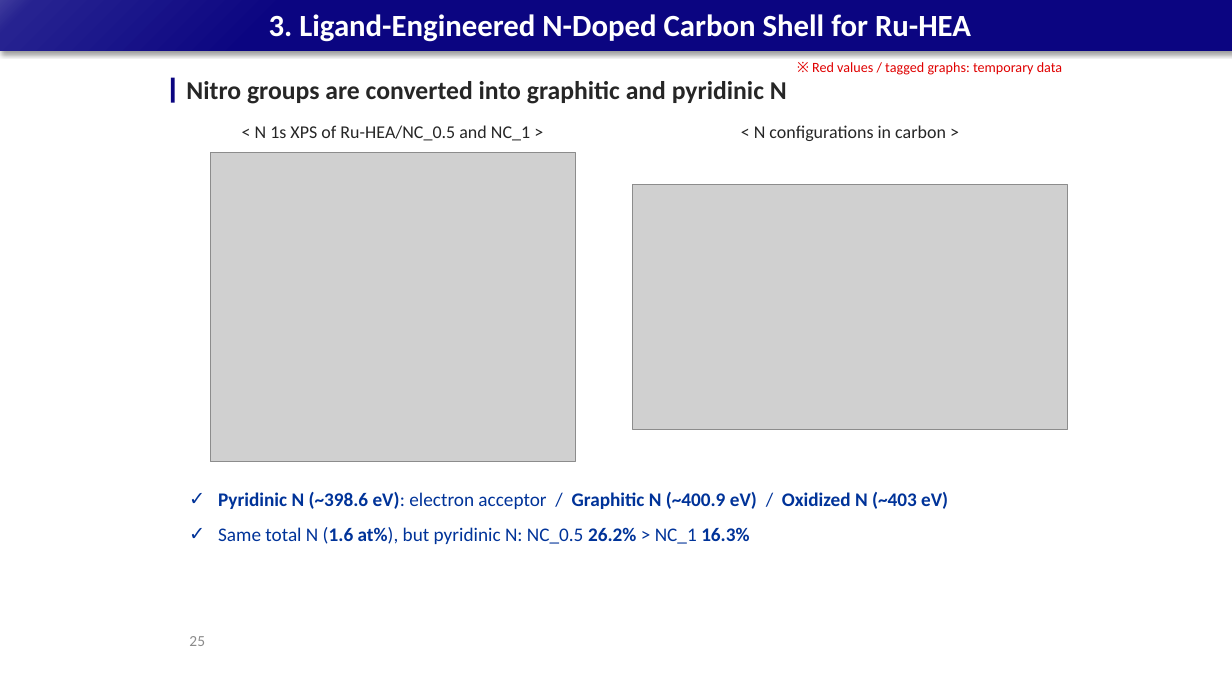
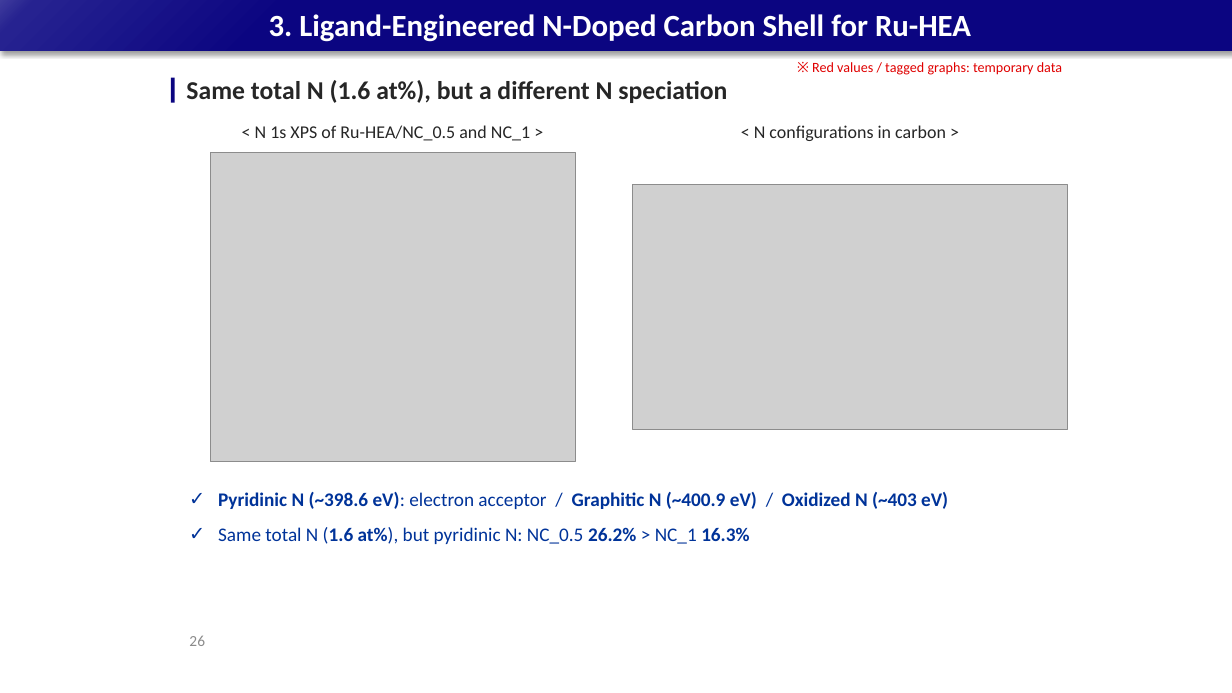
Before and after one commit to limsj0204/letter, a slide deck: slide 26 of 학위논문_디펜스_발표자료.pptx (slide 25 before the commit). Drawn at 1232x693 pixels with LibreOffice and Linux fonts; fonts in the diff are those of the drawing; grey boxes stand for pictures. Boxes give left, top, right and bottom in pixels: in the first picture for what was removed or moved away, otherwise in the second. Text is boxed around its words. In the diff, an @@ line names an element or a change of style, - is before the commit and + after.

```diff
--- a/학위논문_디펜스_발표자료.pptx
+++ b/학위논문_디펜스_발표자료.pptx
@@ text at <box>186,80,727,103</box>: text changed @@
-Nitro groups are converted into graphitic and pyridinic N
+Same total N (1.6 at%), but a different N speciation
@@ page number at <box>189,635,205,646</box>: text changed @@
-25
+26
```
Also in this commit, not shown: 6 other slides changed, 2 slides added.
